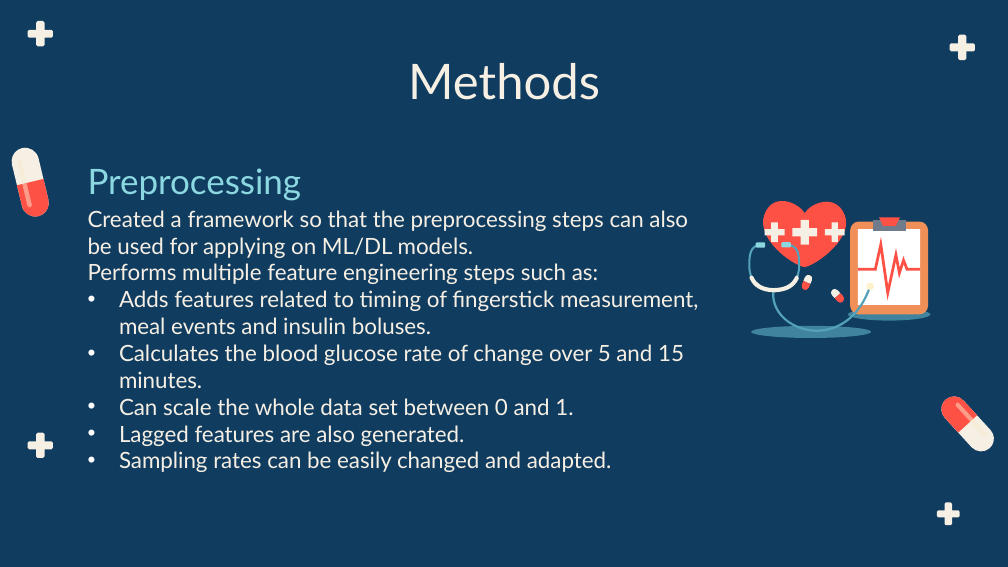
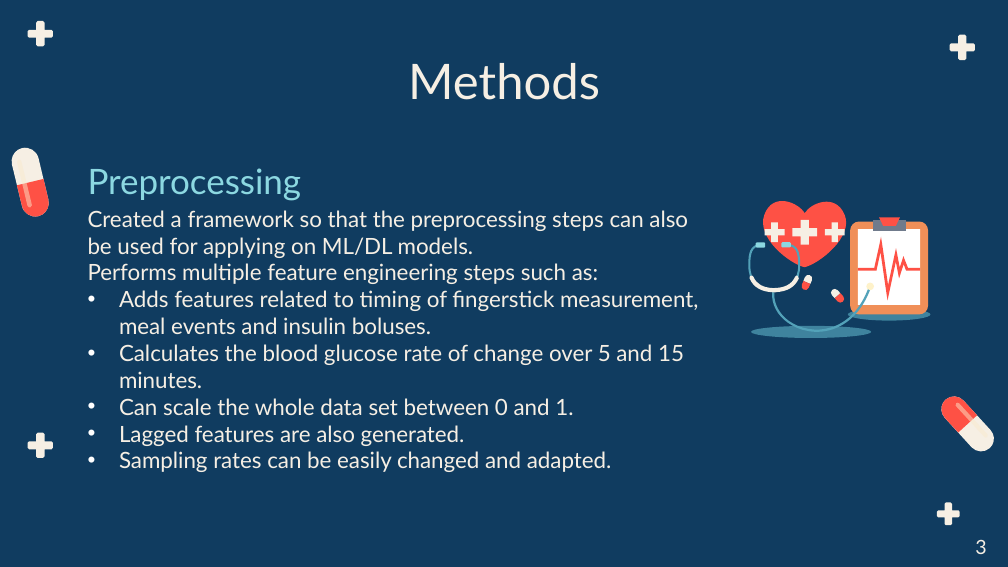
Before and after one commit to BME-Students/DDDM-Project7, a slide deck: slide 3 of From Finger Stick Blood Glucose Samples to the Predictive Power of continuous glucose monitoring.pptx. Drawn at 1008x567 pixels with LibreOffice and Linux fonts; fonts in the diff are those of the drawing. Boxes give left, top, right and bottom in pixels: in the first picture for what was removed or moved away, otherwise in the second. Text is boxed around its words. In the diff, an @@ line names an element or a change of style, - is before the commit and + after.

```diff
--- a/From Finger Stick Blood Glucose Samples to the Predictive Power of continuous glucose monitoring.pptx
+++ b/From Finger Stick Blood Glucose Samples to the Predictive Power of continuous glucose monitoring.pptx
@@ text added at bbox=[975, 540, 986, 554], 14 pt, text #F6EFE4 @@
+3
```
Also in this commit, not shown: 13 other slides changed, 2 slides added, 3 slides removed, 4 other files.
